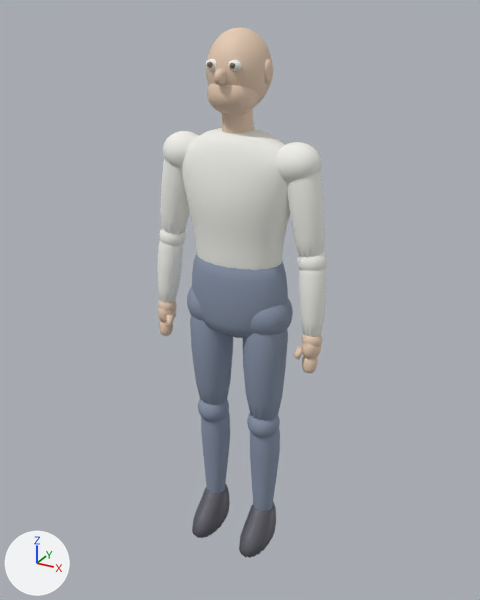
The glTF model godot/games/knuckles/art/models/bruiser.glb, before and after one commit.
Camera for both pictures: a camera (50 mm lens) standing at (1.2, -2.17, 2.28) and looking at (0.0, 0.0, 1.19). The axes (+X, +Y, +Z) are drawn at lower left. The lights are the same throughout. The picture after the commit comes second. Where no turn or scale is listed for an object, it has been applied to the vertices. Vertices at exactly the same position are counted once.

In view in the first picture: 'bruiser'.
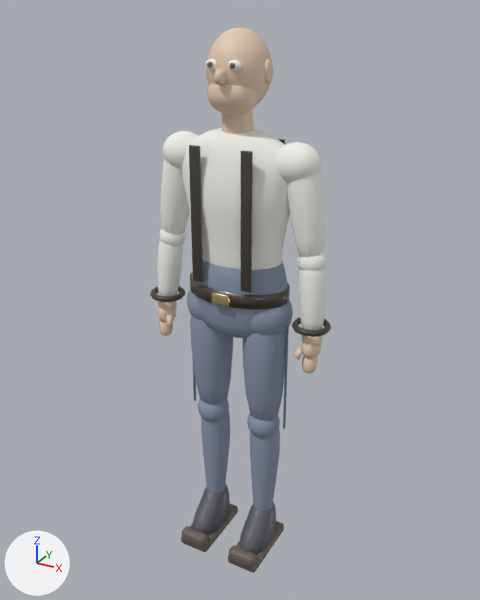
Boxes [x1, y1, x2, y2] around the edits, measured in the pictures (480 x 600 px):
'bruiser', reshaped (6% wider): before [157, 27, 327, 558]; after [150, 27, 331, 573]
part 1 of me_loft, added: after [190, 273, 290, 310]
part 2 of me_loft, added: after [292, 317, 331, 337]
part 3 of me_loft, added: after [150, 286, 185, 302]
part 4 of me_loft, added: after [189, 139, 289, 429]
part 5 of me_loft, added: after [181, 504, 284, 573]

What the commit changed:
Material 'bruiser_sole' (mat_bruiser_sole) is new.
Its base color is (0.15, 0.12, 0.1) (brown #6c6159).
Its roughness is 0.6.
Material 'bruiser_seam' (mat_bruiser_seam) is new.
Its base color is (0.175, 0.21, 0.28) (greyish blue #747e90).
Its roughness is 0.9.
Material 'bruiser_strap' (mat_bruiser_strap) is new.
Its base color is (0.06, 0.05, 0.04) (dark grey #453f38).
Its roughness is 0.4.
Material 'buckle' (mat_buckle) is new.
Its base color is (0.85, 0.7, 0.35) (beige #eddaa0).
Its metallic is 1.0.
Its roughness is 0.2.
Material 'belt' (mat_belt) is new.
Its base color is (0.06, 0.04, 0.03) (brown #453830).
Its roughness is 0.35.
Its coat weight is 0.4.
me_loft is used by ob_bruiser; location (0.0, 0.0, 0.0).
me_loft had 9960 vertices, 19768 faces and spanned x -0.38..0.38, y -0.18..0.13, z 0.0..2.21.
me_loft now has 10904 vertices, 21608 faces and spans x -0.41..0.41, y -0.22..0.14, z 0.0..2.21.
me_loft part 1: a new loose piece, a 20-sided cylinder along z spanning x -0.215..0.215, y -0.14..0.14, z 1.222..1.278, in mat_belt (brown #453830).
me_loft part 2: a new loose piece, a torus around z (ring radius 0.062, tube radius 0.012) spanning x 0.256..0.406, y -0.1..0.05, z 1.152..1.173, in mat_bruiser_strap (dark grey #453f38).
me_loft part 3: a new loose piece, a torus around z (ring radius 0.062, tube radius 0.012) spanning x -0.406..-0.256, y -0.1..0.05, z 1.152..1.173, in mat_bruiser_strap (dark grey #453f38).
me_loft part 4: 392 vertices added at x -0.23..0.23, y -0.16..0.13, z 0.65..1.82.
me_loft part 5: 224 vertices added at x -0.2..0.2, y -0.22..0.1, z 0.0..0.08.
me_loft gains material mat_belt (brown #453830).
me_loft gains material mat_buckle (beige #eddaa0).
me_loft gains material mat_bruiser_sole (brown #6c6159).
me_loft gains material mat_bruiser_seam (greyish blue #747e90).
me_loft gains material mat_bruiser_strap (dark grey #453f38).
